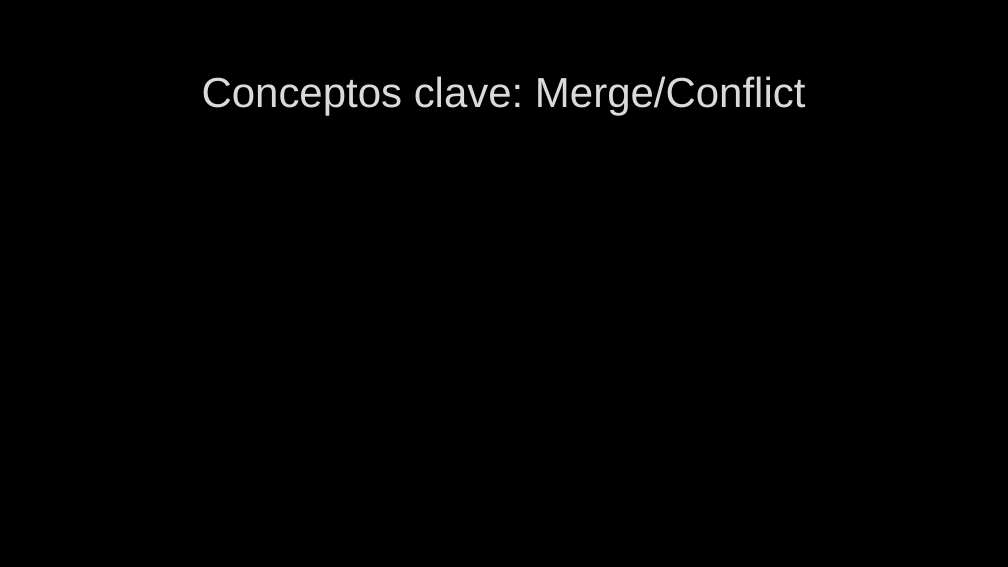
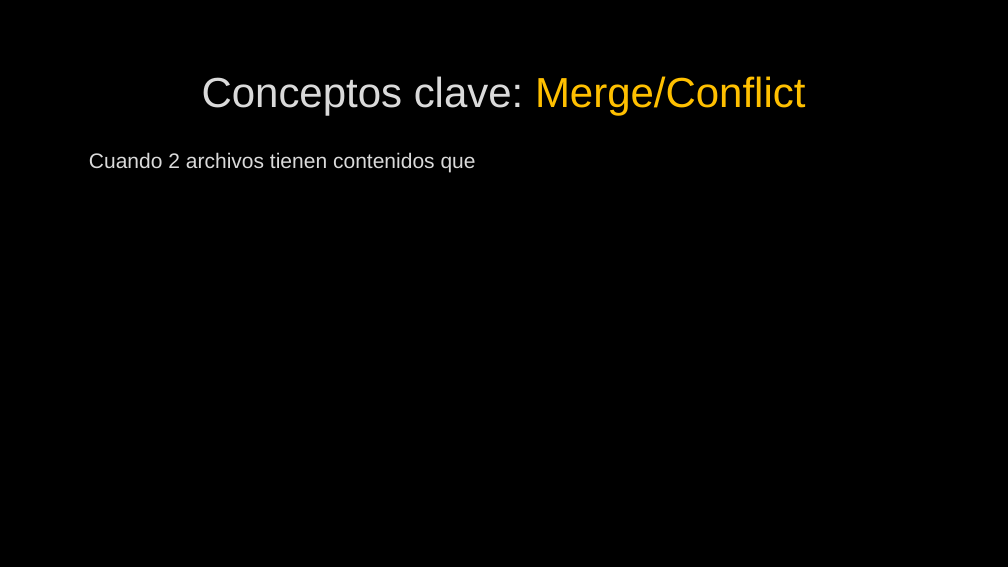
Before and after one commit to Shisah/GitGud2, a slide deck: slide 13 of Presentation/Git Gud 2.pptx. Drawn at 1008x567 pixels with LibreOffice and Linux fonts; fonts in the diff are those of the drawing; background and template pictures are left out. Boxes give left, top, right and bottom in pixels: in the first picture for what was removed or moved away, otherwise in the second. Text is boxed around its words. In the diff, an @@ line names an element or a change of style, - is before the commit and + after.

Commit message:
agregado concepto merge

```diff
--- a/Presentation/Git Gud 2.pptx
+++ b/Presentation/Git Gud 2.pptx
@@ title "Conceptos clave: Merge/Conflict" at [202, 76, 805, 115]: text colour #DADADA to #FFC000 in "Merge/Conflict" @@
@@ text added at [89, 152, 476, 172], 20 pt, text #DADADA @@
+Cuando 2 archivos tienen contenidos que
```
Also in this commit, not shown: 2 other slides changed.
